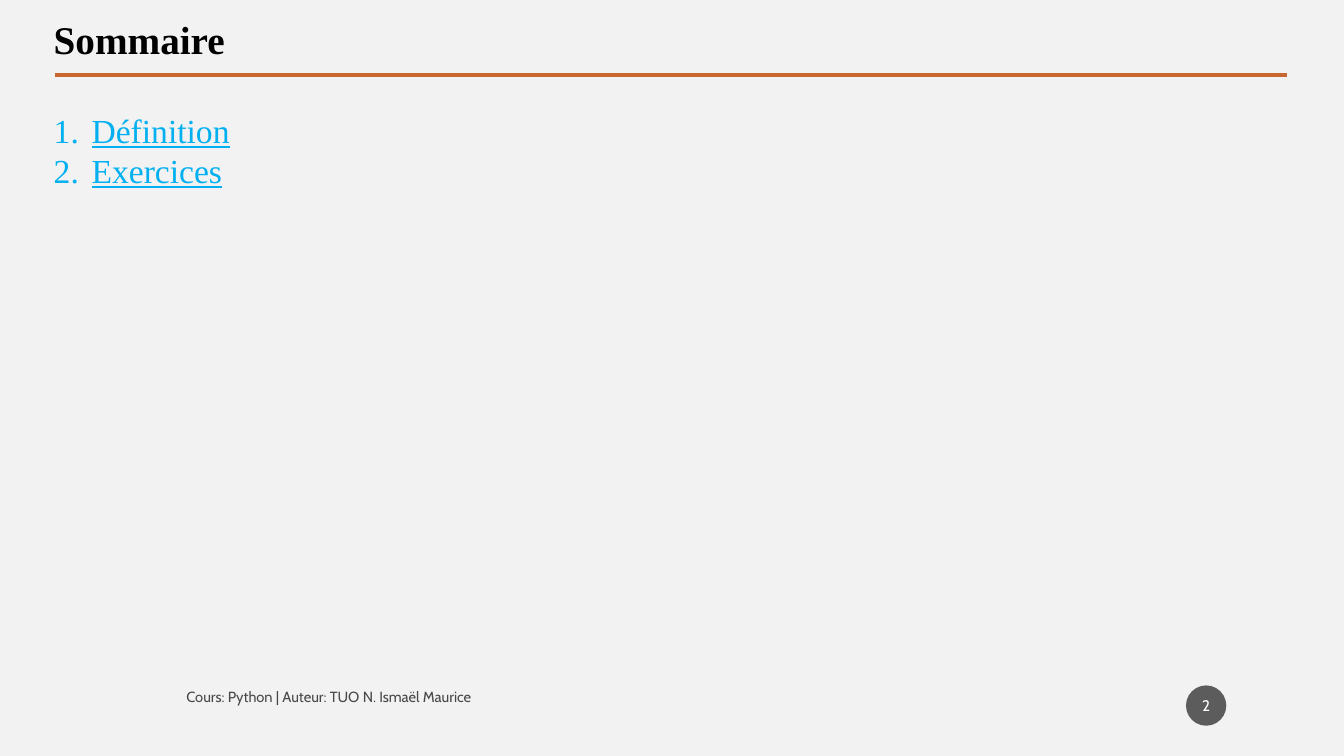
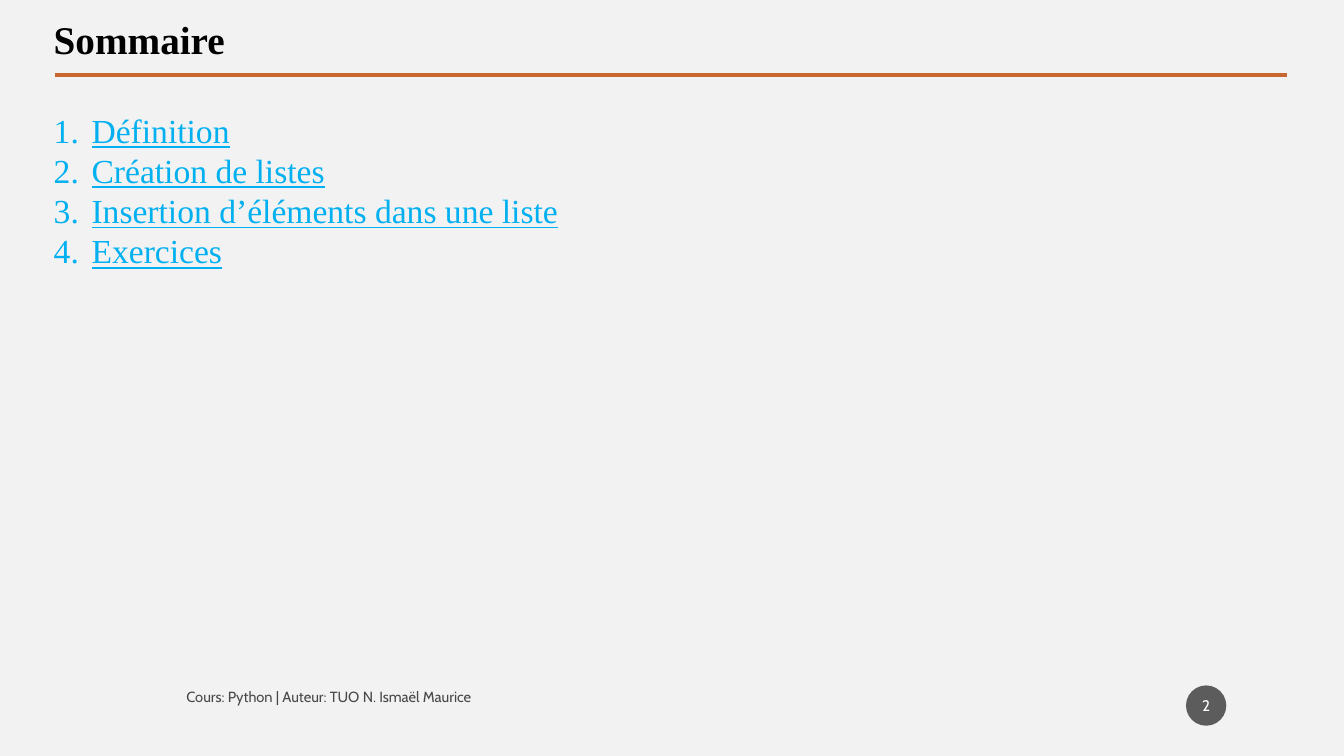
Before and after one commit to tisma95/cours-python, a slide deck: slide 2 of source/Chapitre 9 - Les listes.pptx. Drawn at 1344x756 pixels with LibreOffice and Linux fonts; fonts in the diff are those of the drawing. Boxes give left, top, right and bottom in pixels: in the first picture for what was removed or moved away, otherwise in the second. Text is boxed around its words. In the diff, an @@ line names an element or a change of style, - is before the commit and + after.

Commit message:
Feat (chp9): Chapitre sur les liste

```diff
--- a/source/Chapitre 9 - Les listes.pptx
+++ b/source/Chapitre 9 - Les listes.pptx
@@ text at (92,159,558,228): paragraphs added @@
+2. Création de listes
+3. Insertion d’éléments dans une liste
```
Also in this commit, not shown: 3 other slides changed, 2 slides added, 1 other file.
